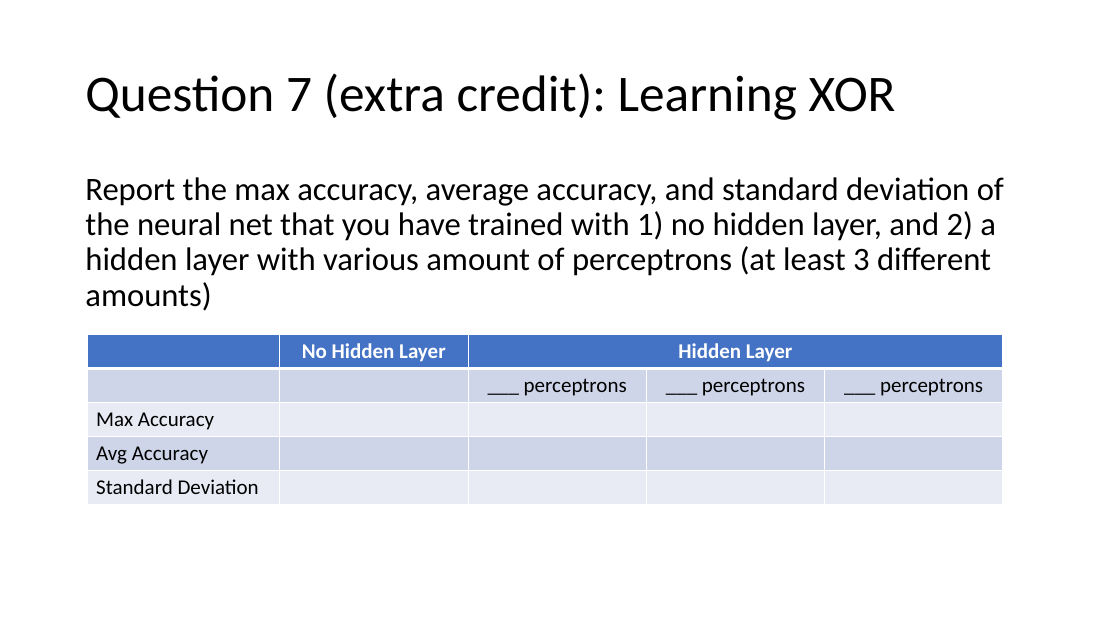
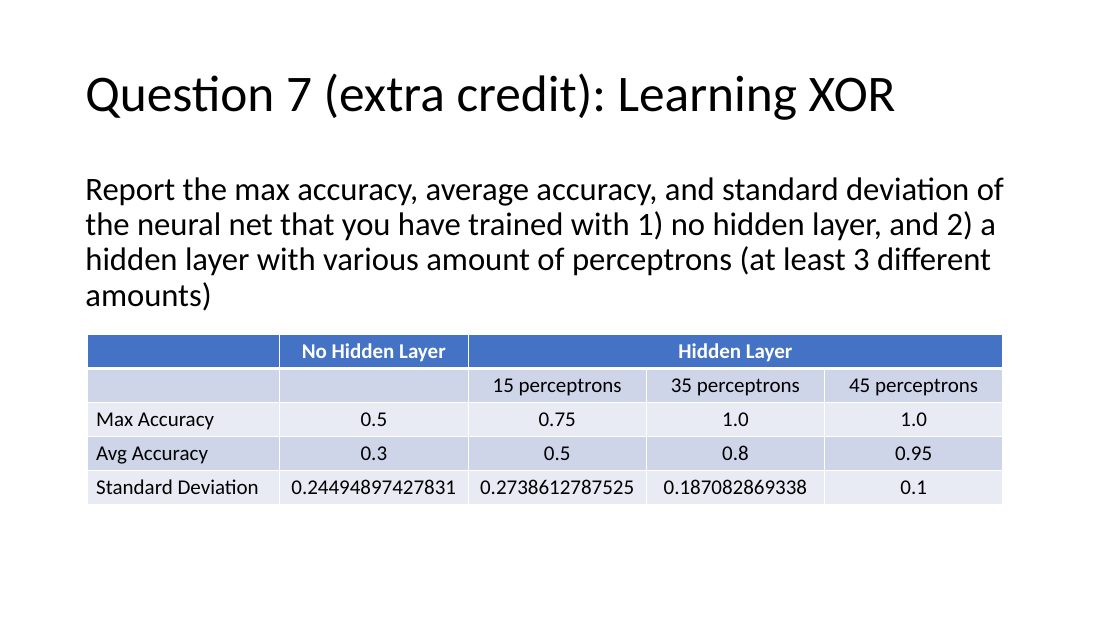
Before and after one commit to Lucas-Luwa/Artificial-Intelligence, a slide deck: slide 9 of Project 4/NeuralNet_report.pptx. Drawn at 1120x630 pixels with LibreOffice and Linux fonts; fonts in the diff are those of the drawing. Boxes give left, top, right and bottom in pixels: in the first picture for what was removed or moved away, otherwise in the second. Text is boxed around its words. In the diff, an @@ line names an element or a change of style, - is before the commit and + after.

```diff
--- a/Project 4/NeuralNet_report.pptx
+++ b/Project 4/NeuralNet_report.pptx
@@ table at [88,334,1002,505] @@
-row 2:  |  | ___ perceptrons | ___ perceptrons | ___ perceptrons
+row 2:  |  | 15 perceptrons | 35 perceptrons | 45 perceptrons
-row 3: Max Accuracy |  |  |  | 
+row 3: Max Accuracy | 0.5 | 0.75 | 1.0 | 1.0
-row 4: Avg Accuracy |  |  |  | 
+row 4: Avg Accuracy | 0.3 | 0.5 | 0.8 | 0.95
-row 5: Standard Deviation |  |  |  | 
+row 5: Standard Deviation | 0.24494897427831 | 0.2738612787525 | 0.187082869338 | 0.1
```
Also in this commit, not shown: 2 other slides changed, 5 other files.
